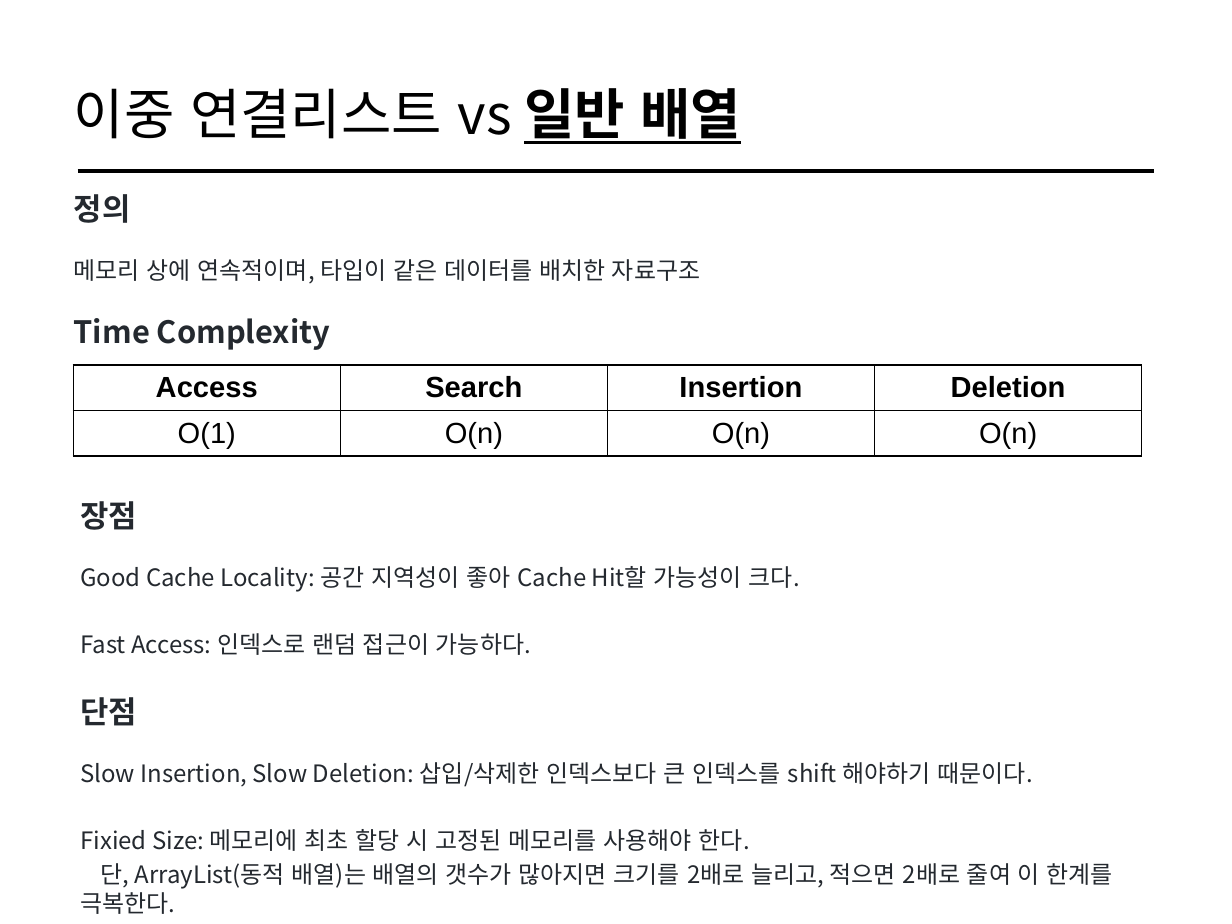
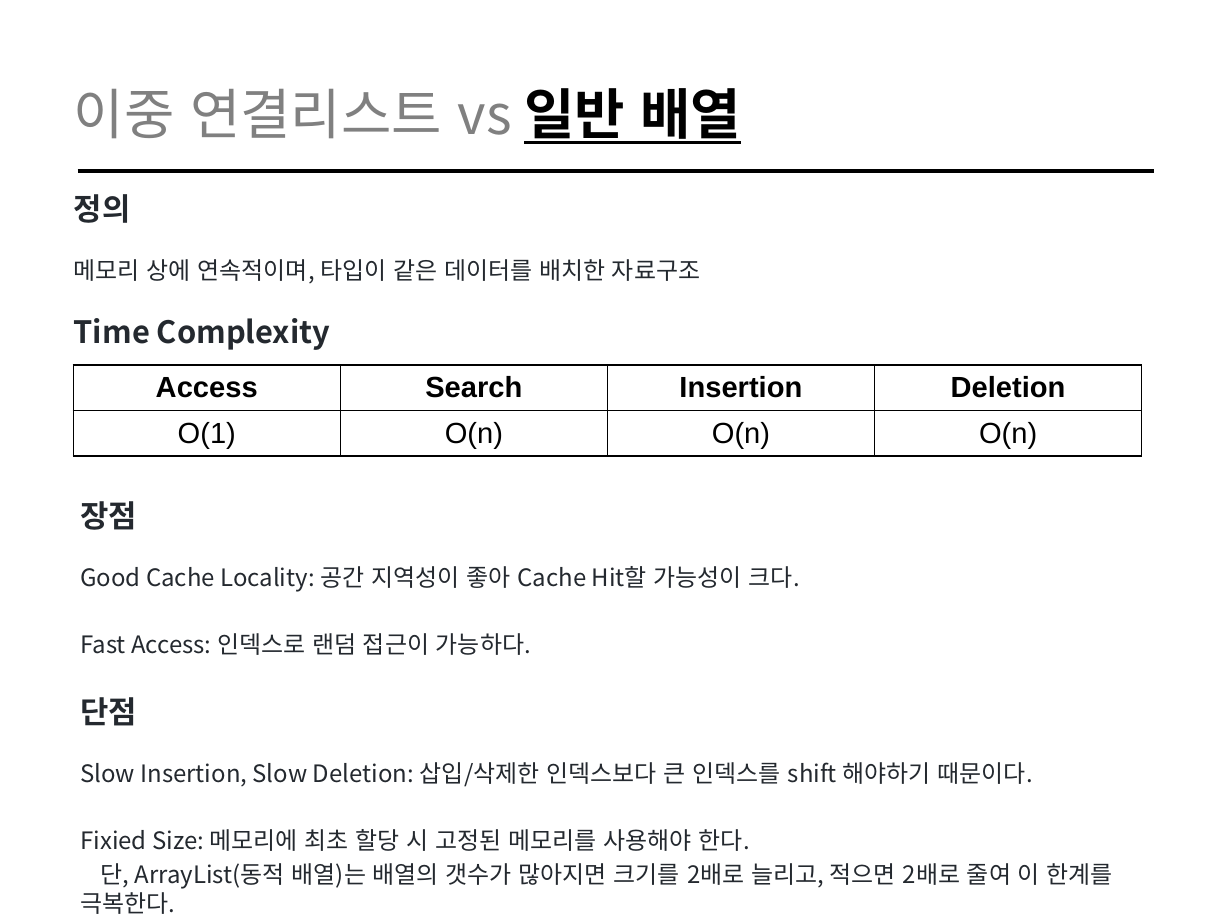
Before and after one commit to cs-study-org/cs-study, a slide deck: slide 20 of 05/yongki/DataStructure&FileSystem.pptx. Drawn at 1232x924 pixels with LibreOffice and Linux fonts; fonts in the diff are those of the drawing. Boxes give left, top, right and bottom in pixels: in the first picture for what was removed or moved away, otherwise in the second. Text is boxed around its words. In the diff, an @@ line names an element or a change of style, - is before the commit and + after.

```diff
--- a/05/yongki/DataStructure&FileSystem.pptx
+++ b/05/yongki/DataStructure&FileSystem.pptx
@@ title "이중 연결리스트 vs 일반 배열" at (74, 88, 741, 144): text colour #000000 to #808080 in "이중 연결리스트 vs" @@
```
Also in this commit, not shown: 3 other slides changed, 1 other file.
